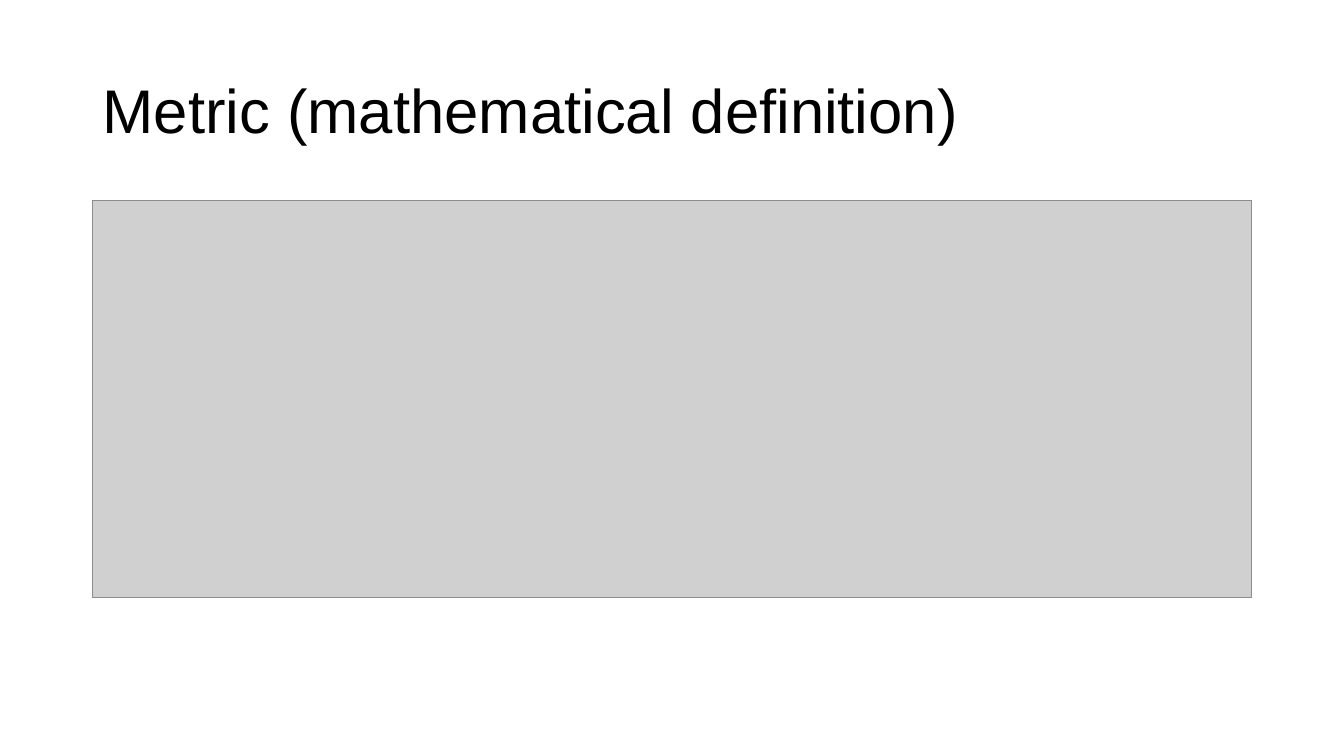
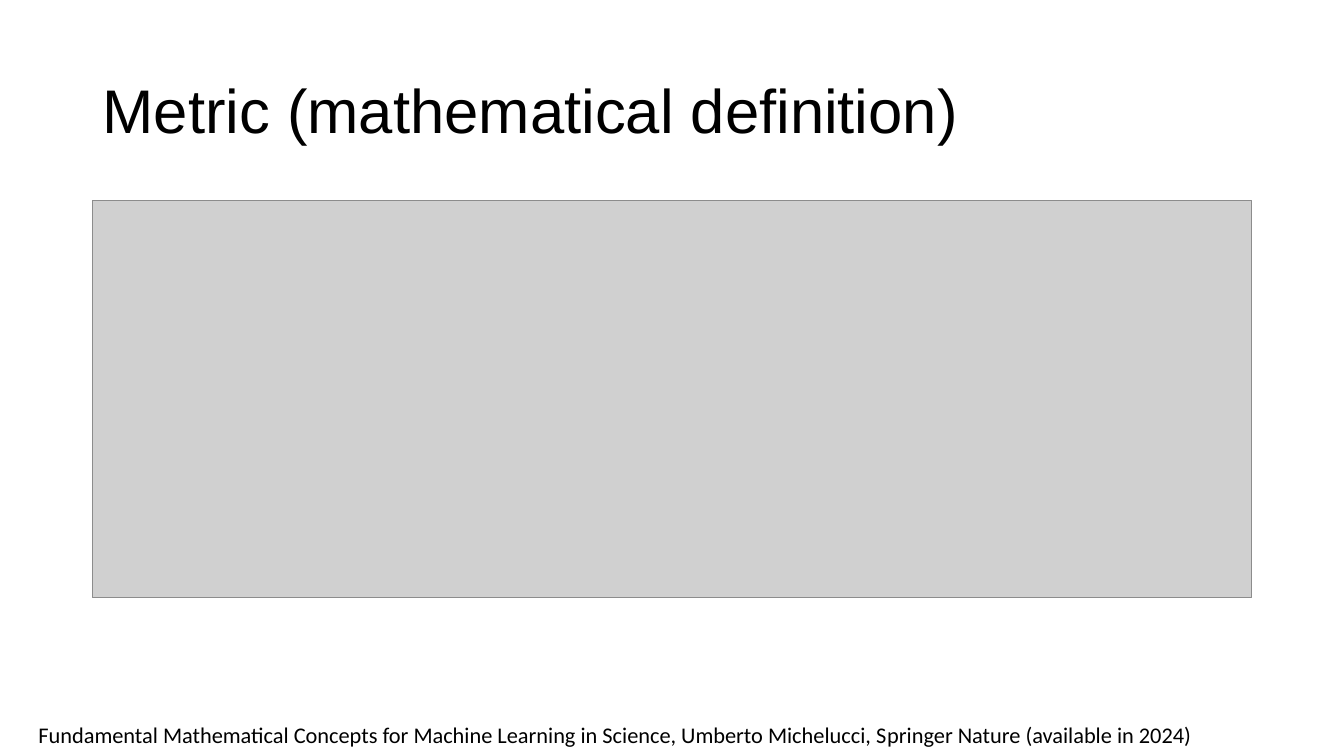
Before and after one commit to toelt-llc/MACHINE-LEARNING-SCHOOL-INAF, a slide deck: slide 3 of DAY1/06 - Machine Learning Metrics/machine_learning_metrics_lecture.pptx. Drawn at 1344x756 pixels with LibreOffice and Linux fonts; fonts in the diff are those of the drawing; grey boxes stand for pictures. Boxes give left, top, right and bottom in pixels: in the first picture for what was removed or moved away, otherwise in the second. Text is boxed around its words. In the diff, an @@ line names an element or a change of style, - is before the commit and + after.

```diff
--- a/DAY1/06 - Machine Learning Metrics/machine_learning_metrics_lecture.pptx
+++ b/DAY1/06 - Machine Learning Metrics/machine_learning_metrics_lecture.pptx
@@ text added at <box>38,727,1191,747</box>, 16 pt, text #000000 @@
+Fundamental Mathematical Concepts for Machine Learning in Science, Umberto Michelucci, Springer Nature (available in 2024)
```
Also in this commit, not shown: 6 other files.
